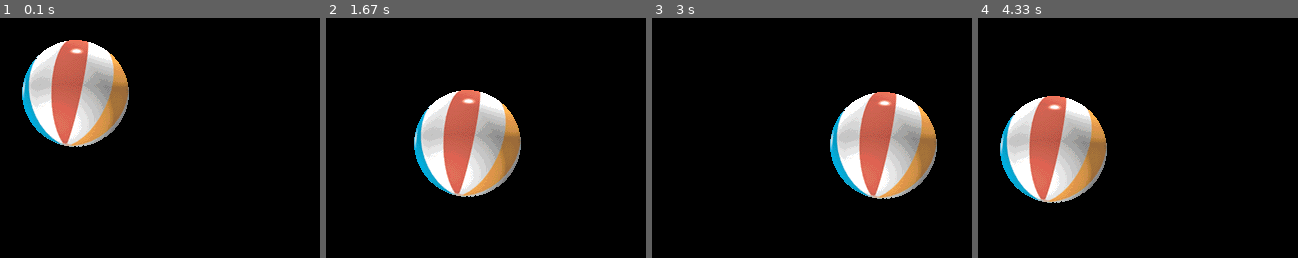
Above: before the commit, frames 1-4 (left to right).
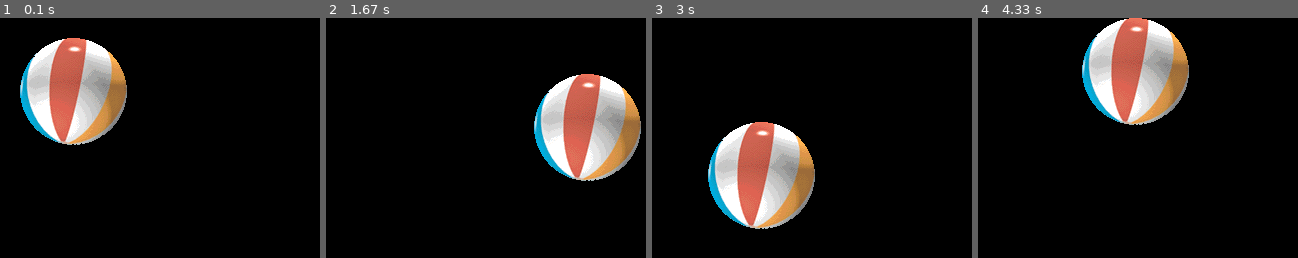
Above: after the commit, the same moments.

Repository: szwybranski/ball
Game: pygame game, started from mypygame.py
Two runs of this game, one before a commit and one after it. Both use one fixed random seed, a clock stepped at 60 frames per second and the inputs below.
Inputs:
- Up to frame 1 (0.1 s): no input
- Up to frame 2 (1.67 s): no input
- Up to frame 3 (3 s): no input
- Up to frame 4 (4.33 s): no input

The runs differ from the first frame. In frame 1, 3.0% of the frame differs, in the area x 6-41%, y 8-54%; in frame 2, 23%, in the area x 27-99%, y 23-75%; in frame 3, 23%; in frame 4, 23%.

Commit message:
Enable resizing

Diff:
--- a/mypygame.py
+++ b/mypygame.py
@@ -1,33 +1,53 @@
-# Taken from https://www.pygame.org/docs/tut/PygameIntro.html
+# Resources:
+# https://www.pygame.org/docs/tut/PygameIntro.html
+# http://stackoverflow.com/questions/11603222/allowing-resizing-window-pygame
 
 from __future__ import print_function
 import sys, pygame
-#from pygame.locals import *
+from pygame.locals import *
 from time import sleep
 
 pygame.init()
 
-size = width, height = 320, 240
 speed = [2, 2]
 black = 0, 0, 0
 
-screen = pygame.display.set_mode(size)
-#screen = pygame.display.set_mode(size, RESIZABLE)
+screen = pygame.display.set_mode((320, 240), RESIZABLE)
+pygame.display.set_caption("Resizing test")
 
 ball = pygame.image.load("intro_ball.gif")
-ballrect = ball.get_rect()
+ball_rect = ball.get_rect()
 
-while 1:
+def draw_screen():
+    screen.fill((0, 0, 255))
+    pygame.draw.rect(
+        screen,
+        (200, 0, 0),
+        (screen.get_width() / 3, screen.get_height() / 3, screen.get_width() / 3, screen.get_height()/ 3))
+
+    pygame.display.update()
+
+draw_screen()
+
+while True:
+    print("Loop {}".format(screen.get_width()))
+
     for event in pygame.event.get():
-        if event.type == pygame.QUIT: sys.exit()
+        if event.type == pygame.QUIT or event.type == KEYDOWN and event.key == K_ESCAPE:
+            pygame.quit()
+            sys.exit()
+        elif event.type == VIDEORESIZE:
+            screen = pygame.display.set_mode(
+                (event.w, event.h),
+                RESIZABLE)
+            draw_screen()
 
-    ballrect = ballrect.move(speed)
-    if ballrect.left < 0 or ballrect.right > width:
+    ball_rect = ball_rect.move(speed)
+    if ball_rect.left < 0 or ball_rect.right > screen.get_width():
         speed[0] = -speed[0]
-    if ballrect.top < 0 or ballrect.bottom > height:
+    if ball_rect.top < 0 or ball_rect.bottom > screen.get_height():
         speed[1] = -speed[1]
 
     screen.fill(black)
-    screen.blit(ball, ballrect)
+    screen.blit(ball, ball_rect)
     pygame.display.flip()
-    sleep(0.01)
